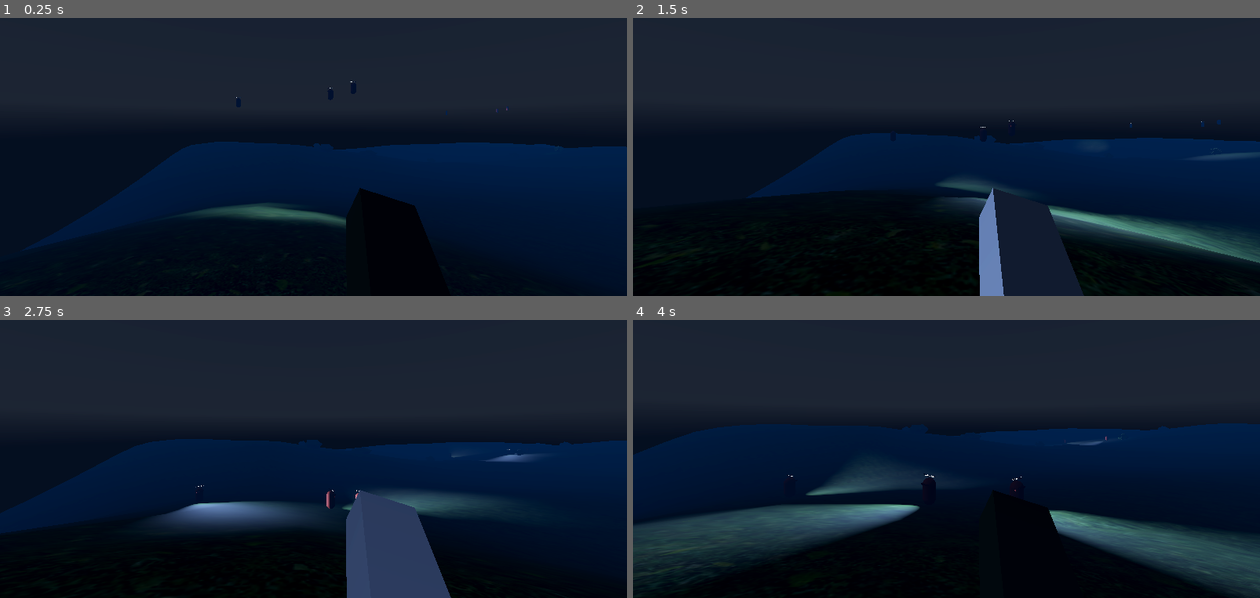
Above: before the commit, frames 1-4 (two rows, left to right).
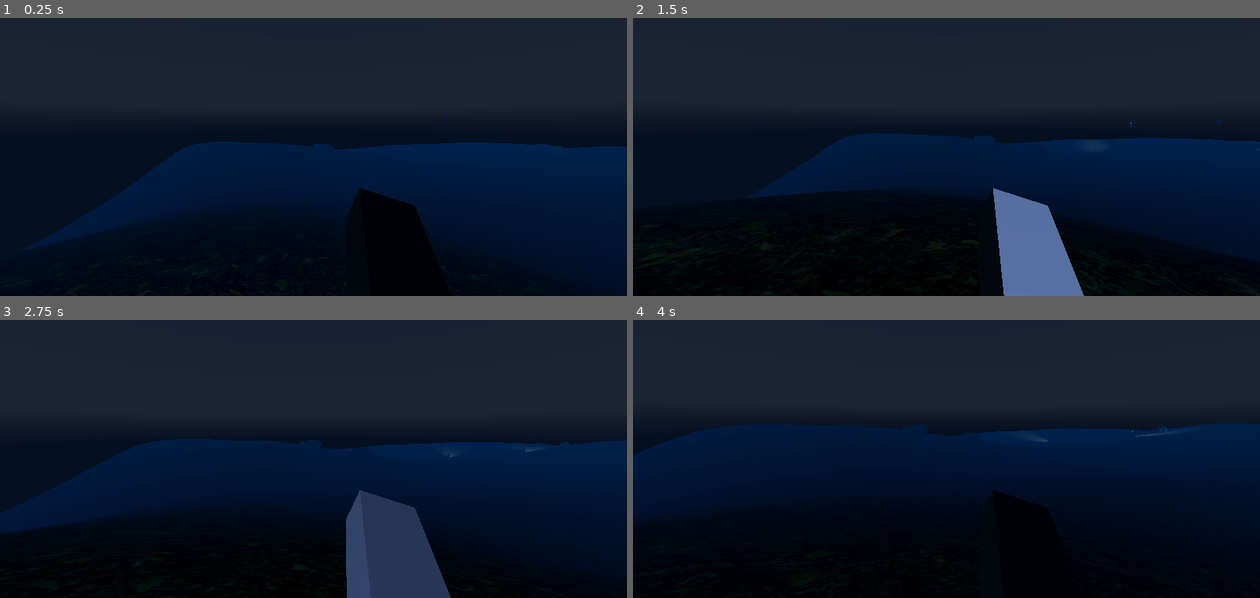
Above: after the commit, the same moments.

Repository: ChrisY03/gavinwadenew
Game: Godot game, scene res://Scenes/ChrisScene.tscn
Two runs of this game, one before a commit and one after it. Both use one fixed random seed, a clock stepped at 60 frames per second and the inputs below. A sky picture missing from this copy of the repository is replaced by a grey-blue gradient.
Inputs (mouse positions are in pixels of both pictures, inside the frame that each line leads up to):
- Up to frame 1 (0.25 s): no input
- Up to frame 2 (1.5 s): move the mouse to (977, 118) at 0.52 s; hold W (move_forward) from 0.53 s (still down); tap Space (jump) at 0.77 s; move the mouse to (915, 120) at 1.27 s
- Up to frame 3 (2.75 s): keep holding W (move_forward); tap Space (jump) at 1.52 s; move the mouse to (326, 417) at 2.02 s
- Up to frame 4 (4 s): keep holding W (move_forward); move the mouse to (940, 428) at 2.77 s; tap Space (jump) at 3.02, 3.77 s; move the mouse to (990, 425) at 3.52 s

The runs differ from the first frame. In frame 1, 1.0% of the frame differs, in the area x 29-81%, y 22-75%; in frame 2, 8.4%; in frame 3, 3.4%; in frame 4, 13%, in the area x 0-100%, y 39-100%.

Commit message:
Refactor guard AI into modular controller components
Introduces GuardController, GuardMove, GuardPercepition, and GuardTaskRunner scripts for modular guard AI logic. Updates guard scene to use new components and rewires script references. Removes unused guards from ChrisScene. Refactors AIDirector to assign investigation tasks using point lists. The changes improve maintainability and separation of concerns in guard AI behaviors.

Diff:
--- a/ai_demo/Scenes/ChrisScene.tscn
+++ b/ai_demo/Scenes/ChrisScene.tscn
@@ -31,18 +31,6 @@
 [node name="Guard5" parent="." instance=ExtResource("3_hprc1")]
 transform = Transform3D(1, 0, 0, 0, 1, 0, 0, 0, 1, 47.57779, 25, -65.92691)
 
-[node name="Guard6" parent="." instance=ExtResource("3_hprc1")]
-transform = Transform3D(1, 0, 0, 0, 1, 0, 0, 0, 1, 43.57779, 24, -66.92691)
-
-[node name="Guard7" parent="." instance=ExtResource("3_hprc1")]
-transform = Transform3D(1, 0, 0, 0, 1, 0, 0, 0, 1, -63.059822, 23.11819, -2.6073341)
-
-[node name="Guard8" parent="." instance=ExtResource("3_hprc1")]
-transform = Transform3D(1, 0, 0, 0, 1, 0, 0, 0, 1, -39, 25, 6.552986)
-
-[node name="Guard9" parent="." instance=ExtResource("3_hprc1")]
-transform = Transform3D(1, 0, 0, 0, 1, 0, 0, 0, 1, -43, 24, 5.552986)
-
 [node name="SectorBounds" parent="." instance=ExtResource("2_d4l1i")]
 
 [editable path="Terrrain"]
--- a/ai_demo/assets/guard.tscn
+++ b/ai_demo/assets/guard.tscn
@@ -1,8 +1,11 @@
-[gd_scene load_steps=8 format=3 uid="uid://bkdeajec0vros"]
+[gd_scene load_steps=11 format=3 uid="uid://bkdeajec0vros"]
 
 [ext_resource type="Material" uid="uid://c4wwd83fnrqe4" path="res://materials/red.tres" id="1_6305i"]
-[ext_resource type="Script" uid="uid://cq0b050kv3uxy" path="res://scripts/Guard.gd" id="1_r8jo8"]
 [ext_resource type="Script" uid="uid://cmgcelj1qxg8o" path="res://addons/tattomoosa.vision_cone_3d/src/VisionCone3D.gd" id="3_agl3b"]
+[ext_resource type="Script" uid="uid://6afiheyvybv7" path="res://scripts/GuardPercepition.gd" id="3_lngpj"]
+[ext_resource type="Script" uid="uid://sogqmn71hqf7" path="res://scripts/GuardController.gd" id="4_kssj1"]
+[ext_resource type="Script" uid="uid://bj8smv1165s0q" path="res://scripts/GuardMove.gd" id="5_04nd2"]
+[ext_resource type="Script" uid="uid://bhuvxkdwhokme" path="res://scripts/GuardTaskRunner.gd" id="6_f4dfr"]
 
 [sub_resource type="CapsuleShape3D" id="CapsuleShape3D_rtt6x"]
 
@@ -15,7 +18,7 @@
 albedo_color = Color(0, 0, 0, 1)
 
 [node name="Guard" type="CharacterBody3D" groups=["guards"]]
-script = ExtResource("1_r8jo8")
+script = ExtResource("4_kssj1")
 
 [node name="CollisionShape3D" type="CollisionShape3D" parent="."]
 shape = SubResource("CapsuleShape3D_rtt6x")
@@ -53,3 +56,12 @@
 [node name="VisionCone3D" type="Area3D" parent="Facing"]
 transform = Transform3D(1, 0, 0, 0, 1, 0, 0, 0, 1, 0, 0.596743, -0.936384)
 script = ExtResource("3_agl3b")
+
+[node name="Perception" type="Node3D" parent="."]
+script = ExtResource("3_lngpj")
+
+[node name="move" type="Node3D" parent="."]
+script = ExtResource("5_04nd2")
+
+[node name="TaskRunner" type="Node3D" parent="."]
+script = ExtResource("6_f4dfr")
--- a/ai_demo/scripts/AIDirector.gd
+++ b/ai_demo/scripts/AIDirector.gd
@@ -99,7 +99,13 @@
 		for i in range(min(squad_size, candidates.size())):
 			if budget <= 0: break
 			var g = candidates[i]
-			g.set_task_investigate_sector(sid)
+			var pts: Array[Vector3] = []
+			for j in range(5):
+				var p: Vector3 = Sector.random_point_in(sid)   # or Sectorizer.random_point_in
+				if pts.is_empty() or pts.back().distance_to(p) > 5.0:
+					pts.append(p)
+			g.set_task_investigate_sector_points(pts)
+
 			assigned.append(g)
 			budget -= 1
 		if assigned.size() > 0:
--- a/ai_demo/scripts/Guard.gd
+++ b/ai_demo/scripts/Guard.gd
@@ -13,15 +13,12 @@
 @export var turn_speed: float = 8.0
 @export var wander_radius: float = 20.0
 @export var wander_interval: float = 3.0
-
-var _nav_ok := false
-
-# Optional polish (can tweak in Inspector)
 @export var lookahead_m: float = 2.5
 @export var chase_turn_boost: float = 1.6
 @export var susp_turn_boost: float = 1.2
 
-# Task hooks
+var _nav_ok := false
+
 var task_route: Array[Vector3] = []
 var task_idx: int = 0
 var _last_task_time: float = 0.0
@@ -48,54 +45,40 @@
 var player_in_cone: bool = false
 
 func _ready() -> void:
-	# Physics/slope
 	floor_snap_length = floor_snap
 	floor_max_angle = deg_to_rad(max_slope_deg)
-
-	# Group for the director/dispatcher
 	add_to_group("guards")
-
-	# Waypoints (optional safety)
 	for c in get_children():
 		if c is Marker3D and c.name.begins_with("WP"):
 			patrol_points.append(c.global_transform.origin)
-	if patrol_points.is_empty():
-		push_warning("Guard has no WP markers")
-	else:
+	if not patrol_points.is_empty():
 		agent.target_position = patrol_points[0]
-
+	else:
+		state = State.WANDER
+		wander_timer = 0.0
 	agent.max_speed = move_speed
 	agent.path_max_distance = 2.5
 	label.text = "PATROL"
 	player = get_tree().get_first_node_in_group("player")
-
-	if patrol_points.is_empty():
-		state = State.WANDER
-		wander_timer = 0.0
-
 	call_deferred("_wait_navmap")
 
-
 func _physics_process(delta: float) -> void:
+	if not _nav_ok:
+		return
+
 	_perceive(delta)
 	_state_logic(delta)
 
-	if not _nav_ok:
-		return
-
 	if player == null:
 		player = get_tree().get_first_node_in_group("player")
 
-	# Hint agent about current horizontal velocity (helps smoothing)
 	agent.velocity = Vector3(velocity.x, 0.0, velocity.z)
 
-	# Decide target per state (use safe setter to prevent ping-pong)
 	match state:
 		State.PATROL:
 			if not patrol_points.is_empty() and agent.is_navigation_finished():
 				idx = (idx + 1) % patrol_points.size()
 				_set_agent_target_safely(patrol_points[idx])
-
 		State.SUSPICIOUS:
 			var tgt := Vector3.ZERO
 			if investigateTarget != Vector3.ZERO:
@@ -104,15 +87,11 @@
 				tgt = player.global_transform.origin
 			if tgt != Vector3.ZERO:
 				_set_agent_target_safely(tgt)
-
 		State.CHASE:
 			if player:
 				_set_agent_target_safely(player.global_transform.origin)
-
 		State.SEARCH:
-			# (you can add a ring/spiral here later)
 			pass
-
 		State.WANDER:
 			wander_timer -= delta
 			if wander_timer <= 0.0 or agent.is_navigation_finished():
@@ -120,23 +99,19 @@
 				_set_agent_target_safely(wander_target)
 				wander_timer = wander_interval
 
-	# --- Task runner (sector/point investigate; runs alongside FSM) ---
 	if task_route.size() > 0:
-		var tgt = task_route[task_idx]
-		_set_agent_target_safely(tgt)
-		if global_transform.origin.distance_to(tgt) < 1.5:
-			# simple dwell ~2.5s at each point
+		var tgt2 = task_route[task_idx]
+		_set_agent_target_safely(tgt2)
+		if global_transform.origin.distance_to(tgt2) < 1.5:
 			if Time.get_unix_time_from_system() - _last_task_time >= 2.5:
 				_last_task_time = Time.get_unix_time_from_system()
 				task_idx += 1
 				if task_idx >= task_route.size():
 					task_route.clear()
 
-	# --- Movement (XZ intent + gravity on Y) ---
 	var next_pos = agent.get_next_path_position()
 	var to_next = next_pos - global_transform.origin
 	to_next.y = 0.0
-
 	if to_next.length() > 0.05:
 		var dir = to_next.normalized()
 		velocity.x = dir.x * move_speed
@@ -154,30 +129,23 @@
 
 	move_and_slide()
 
-	# --- Smooth facing with lookahead & state turn boosts ---
 	var cand := Vector3.ZERO
-	# 1) CHASE → look at player
 	if state == State.CHASE and player:
 		cand = player.global_transform.origin - global_transform.origin
-	# 2) if moving, face velocity
 	if cand.length() < 0.01:
 		var vel2d = Vector3(velocity.x, 0.0, velocity.z)
 		if vel2d.length() > 0.05:
 			cand = vel2d
-	# 3) lookahead along path
 	if cand.length() < 0.01:
 		var np = agent.get_next_path_position()
 		var to_np = np - global_transform.origin
 		if to_np.length() > 0.01:
 			var step = min(lookahead_m, to_np.length())
-			cand = (to_np.normalized() * step)
-	# 4) target itself
+			cand = to_np.normalized() * step
 	if cand.length() < 0.01:
 		cand = agent.target_position - global_transform.origin
-	# 5) fallback: current forward
 	if cand.length() < 0.01:
 		cand = -facing.global_transform.basis.z
-
 	cand.y = 0.0
 	if cand.length() > 0.001:
 		cand = cand.normalized()
@@ -189,8 +157,7 @@
 			turn_mul = susp_turn_boost
 		facing.rotation.y = lerp_angle(facing.rotation.y, target_yaw, (turn_speed * turn_mul) * delta)
 
-	label.text = ["PATROL","SUSPICIOUS","CHASE","SEARCH","WANDER"][state] \
-		+ "  S:" + str(snappedf(suspicion, 0.01))
+	label.text = ["PATROL","SUSPICIOUS","CHASE","SEARCH","WANDER"][state] + "  S:" + str(snappedf(suspicion, 0.01))
 
 func _perceive(delta):
 	var seen := false
@@ -201,10 +168,9 @@
 			var to_dir = to_p.normalized()
 			var ang_deg = rad_to_deg(acos(clampf(forward.dot(to_dir), -1.0, 1.0)))
 			if ang_deg <= fov * 0.5:
-				los.target_position = Vector3(0, 0, -losRange) # local forward
+				los.target_position = Vector3(0, 0, -losRange)
 				los.force_raycast_update()
 				seen = los.is_colliding() and los.get_collider() == player
-
 	if seen:
 		suspicion = clampf(suspicion + susRise * delta, 0.0, 1.0)
 		lastKnown = player.global_transform.origin
@@ -212,11 +178,7 @@
 	else:
 		suspicion = clampf(suspicion - susDecay * delta, 0.0, 1.0)
 		lostLosTimer += delta
-
-	# keep the flag used by the FSM in sync
 	player_in_cone = seen
-
-	# Optional: react to world alerts
 	for n in Blackboard.alerts:
 		var d = global_transform.origin.distance_to(n["pos"])
 		if d <= float(n["radius"]):
@@ -235,7 +197,6 @@
 				suspicion = 1.0
 			elif suspicion > 0.35:
 				state = State.SUSPICIOUS
-
 		State.SUSPICIOUS:
 			if player_in_cone:
 				state = State.CHASE; suspicion = 1.0
@@ -245,13 +206,10 @@
 				state = State.CHASE
 			elif suspicion <= 0.0:
 				state = State.WANDER
-
 		State.CHASE:
 			if not player_in_cone and lostLosTimer > losLoseGrace:
 				state = State.SEARCH
 				searchTtl = 8.0
-				# (optional) notify director of LKP here
-
 		State.SEARCH:
 			searchTtl -= delta
 			if player_in_cone:
@@ -260,14 +218,11 @@
 				state = State.CHASE
 			elif searchTtl <= 0.0:
 				state = State.WANDER
-
 		State.WANDER:
 			if player_in_cone:
 				state = State.CHASE; suspicion = 1.0
 			elif suspicion > 0.35:
 				state = State.SUSPICIOUS
-
-# --- Helpers ---
 
 func _wait_navmap() -> void:
 	var rid := agent.get_navigation_map()
@@ -275,7 +230,6 @@
 		await get_tree().process_frame
 		rid = agent.get_navigation_map()
 	_nav_ok = true
-
 
 func _set_agent_target_safely(p: Vector3) -> void:
 	var rid := agent.get_navigation_map()
@@ -285,21 +239,16 @@
 	if agent.target_position.distance_to(p) > 0.75:
 		agent.target_position = p
 
-
 func get_random_nav_point() -> Vector3:
 	var rid := agent.get_navigation_map()
 	if not (rid.is_valid() and NavigationServer3D.map_get_iteration_id(rid) > 0):
 		return global_transform.origin
 	var origin := global_transform.origin
-	var rand_dir := Vector3(
-		randf_range(-1.0, 1.0), 0.0, randf_range(-1.0, 1.0)
-	).normalized() * randf_range(5.0, wander_radius)
+	var rand_dir := Vector3(randf_range(-1.0, 1.0), 0.0, randf_range(-1.0, 1.0)).normalized() * randf_range(5.0, wander_radius)
 	var candidate := origin + rand_dir
 	var p := NavigationServer3D.map_get_closest_point(rid, candidate)
 	return p if p != Vector3.INF else origin
 
-
-# Vision cone signals (optional extra sensor)
 func _on_vision_cone_3d_body_sighted(body: Node3D) -> void:
 	if body.is_in_group("player"):
 		player_in_cone = true
@@ -308,7 +257,6 @@
 	if body.is_in_group("player"):
 		player_in_cone = false
 
-# Task API (so the director can drive this guard)
 func is_busy() -> bool:
 	return state == State.CHASE or state == State.SEARCH or task_route.size() > 0
 
@@ -317,7 +265,7 @@
 
 func set_task_investigate_sector(sid: int) -> void:
 	task_route.clear()
-	for k in 5:
+	for k in range(5):
 		var p = Sector.random_point_in(sid)
 		if task_route.is_empty() or task_route.back().distance_to(p) > 5.0:
 			task_route.append(p)
--- /dev/null
+++ b/ai_demo/scripts/GuardController.gd
@@ -0,0 +1,165 @@
+extends CharacterBody3D
+
+@export var susDecay: float = 0.35
+@export var susRise: float = 0.8
+@export var losLoseGrace: float = 1.0
+@export var wander_interval: float = 3.0
+@export var wander_radius: float = 20.0
+
+enum State { PATROL, SUSPICIOUS, CHASE, SEARCH, WANDER }
+
+@onready var mover = $move
+@onready var perception = $Perception
+@onready var tasks = $TaskRunner
+@onready var label: Label3D = $Facing/Label3D
+
+var patrol_points: Array[Vector3] = []
+var patrol_idx := 0
+var state: State = State.PATROL
+var suspicion := 0.1
+var lastKnown := Vector3.ZERO
+var lostLosTimer := 0.0
+var searchTtl := 0.0
+var investigateTarget := Vector3.ZERO
+var player: Node3D
+var wander_timer := 0.0
+
+func _ready() -> void:
+	add_to_group("guards")
+	for c in get_children():
+		if c is Marker3D and c.name.begins_with("WP"):
+			patrol_points.append(c.global_transform.origin)
+	player = get_tree().get_first_node_in_group("player")
+	perception.player_seen.connect(_on_player_seen)
+	perception.player_visible.connect(_on_player_visible)
+	perception.player_lost.connect(_on_player_lost)
+	if patrol_points.is_empty():
+		state = State.WANDER
+		wander_timer = 0.0
+
+func _physics_process(delta: float) -> void:
+	if not mover.ready_for_nav():
+		return
+
+	if player == null:
+		player = get_tree().get_first_node_in_group("player")
+
+	perception.tick(delta, player, self)
+
+	_update_state(delta)
+	_drive_behavior(delta)
+	_run_tasks(delta)
+
+	mover.tick(delta, state, player)
+
+	label.text = ["PATROL","SUSPICIOUS","CHASE","SEARCH","WANDER"][state] + "  S:" + str(snappedf(suspicion, 0.01))
+
+func _on_player_seen(pos: Vector3) -> void:
+	suspicion = 1.0
+	lastKnown = pos
+	lostLosTimer = 0.0
+	state = State.CHASE
+
+func _on_player_visible(pos: Vector3) -> void:
+	suspicion = clampf(suspicion + susRise * get_physics_process_delta_time(), 0.0, 1.0)
+	lastKnown = pos
+	lostLosTimer = 0.0
+
+func _on_player_lost(pos: Vector3) -> void:
+	lastKnown = pos
+
+func _update_state(delta: float) -> void:
+	if not perception.is_visible():
+		suspicion = clampf(suspicion - susDecay * delta, 0.0, 1.0)
+		lostLosTimer += delta
+
+	match state:
+		State.PATROL:
+			if perception.is_visible():
+				state = State.CHASE
+			elif suspicion > 0.35:
+				state = State.SUSPICIOUS
+		State.SUSPICIOUS:
+			if perception.is_visible() or suspicion > 0.8 or (suspicion > 0.7 and lostLosTimer < 0.5):
+				state = State.CHASE
+				suspicion = 1.0
+			elif suspicion <= 0.0:
+				state = State.WANDER
+		State.CHASE:
+			if not perception.is_visible() and lostLosTimer > losLoseGrace:
+				state = State.SEARCH
+				searchTtl = 8.0
+		State.SEARCH:
+			searchTtl -= delta
+			if perception.is_visible() or (lostLosTimer < 0.2 and suspicion > 0.35):
+				state = State.CHASE
+				suspicion = 1.0
+			elif searchTtl <= 0.0:
+				state = State.WANDER
+		State.WANDER:
+			if perception.is_visible():
+				state = State.CHASE
+				suspicion = 1.0
+			elif suspicion > 0.35:
+				state = State.SUSPICIOUS
+
+func _drive_behavior(delta: float) -> void:
+	match state:
+		State.PATROL:
+			if patrol_points.is_empty():
+				return
+			if mover.is_navigation_finished():
+				patrol_idx = (patrol_idx + 1) % patrol_points.size()
+				mover.set_target(patrol_points[patrol_idx])
+		State.SUSPICIOUS:
+			var tgt := Vector3.ZERO
+			if investigateTarget != Vector3.ZERO:
+				tgt = investigateTarget
+			elif player:
+				tgt = player.global_transform.origin
+			if tgt != Vector3.ZERO:
+				mover.set_target(tgt)
+		State.CHASE:
+			if player:
+				mover.set_target(player.global_transform.origin)
+		State.SEARCH:
+			if tasks.is_busy():
+				return
+			var pts := []
+			for i in range(5):
+				var dir := Vector3(randf_range(-1.0,1.0),0.0,randf_range(-1.0,1.0)).normalized() * randf_range(4.0, 10.0)
+				pts.append(lastKnown + dir)
+			tasks.set_sector_route(pts)
+		State.WANDER:
+			wander_timer -= delta
+			if wander_timer <= 0.0 or mover.is_navigation_finished():
+				var p: Vector3 = mover.get_random_nav_point(wander_radius)
+				mover.set_target(p)
+				wander_timer = wander_interval
+
+func _run_tasks(delta: float) -> void:
+	if tasks.is_busy():
+		tasks.tick(delta, global_transform.origin)
+		var t: Variant = tasks.current_target()
+		if t is Vector3:
+			mover.set_target(t as Vector3)
+
+
+func is_busy() -> bool:
+	return state == State.CHASE or state == State.SEARCH or tasks.is_busy()
+
+func get_last_task_time() -> float:
+	return tasks.get_last_task_time()
+
+func set_task_investigate_sector_points(points: Array[Vector3]) -> void:
+	tasks.set_sector_route(points)
+	if state == State.PATROL or state == State.WANDER:
+		state = State.SUSPICIOUS
+
+func set_task_investigate_point(pos: Vector3, dwell_sec: float = 3.0) -> void:
+	tasks.set_point_task(pos, dwell_sec)
+	if state == State.PATROL or state == State.WANDER:
+		state = State.SUSPICIOUS
+
+func clear_task_and_return_to_beat() -> void:
+	tasks.clear()
--- /dev/null
+++ b/ai_demo/scripts/GuardMove.gd
@@ -0,0 +1,126 @@
+extends Node
+
+@export var gravity: float = ProjectSettings.get_setting("physics/3d/default_gravity") as float
+@export var floor_snap: float = 1.0
+@export var max_slope_deg: float = 50.0
+@export var move_speed: float = 3.0
+@export var turn_speed: float = 8.0
+@export var lookahead_m: float = 2.5
+@export var chase_turn_boost: float = 1.6
+@export var susp_turn_boost: float = 1.2
+
+@onready var body: CharacterBody3D = get_parent()
+@onready var agent: NavigationAgent3D = $"../NavigationAgent3D"
+@onready var facing: Node3D = $"../Facing"
+
+var _nav_ok := false
+var _state := 0
+var _player_pos := Vector3.ZERO
+
+func _ready() -> void:
+	body.floor_snap_length = floor_snap
+	body.floor_max_angle = deg_to_rad(max_slope_deg)
+	agent.max_speed = move_speed
+	agent.path_max_distance = 2.5
+	call_deferred("_wait_navmap")
+
+func ready_for_nav() -> bool:
+	return _nav_ok
+
+func _wait_navmap() -> void:
+	var rid := agent.get_navigation_map()
+	while not (rid.is_valid() and NavigationServer3D.map_get_iteration_id(rid) > 0):
+		await get_tree().process_frame
+		rid = agent.get_navigation_map()
+	_nav_ok = true
+
+func set_target(p: Vector3) -> void:
+	if not _nav_ok: return
+	var rid := agent.get_navigation_map()
+	if not (rid.is_valid() and NavigationServer3D.map_get_iteration_id(rid) > 0):
+		return
+	var cp := NavigationServer3D.map_get_closest_point(rid, p)
+	if agent.target_position.distance_to(cp) > 0.75:
+		agent.target_position = cp
+
+func clear_target() -> void:
+	agent.target_position = body.global_transform.origin
+
+func is_navigation_finished() -> bool:
+	return agent.is_navigation_finished()
+
+func get_next_path_position() -> Vector3:
+	return agent.get_next_path_position()
+
+func get_random_nav_point(radius: float) -> Vector3:
+	if not _nav_ok:
+		return body.global_transform.origin
+	var rid := agent.get_navigation_map()
+	if not (rid.is_valid() and NavigationServer3D.map_get_iteration_id(rid) > 0):
+		return body.global_transform.origin
+	var origin := body.global_transform.origin
+	var dir := Vector3(randf_range(-1.0,1.0),0.0,randf_range(-1.0,1.0)).normalized() * randf_range(5.0, radius)
+	var p := NavigationServer3D.map_get_closest_point(rid, origin + dir)
+	return p if p != Vector3.INF else origin
+
+func tick(delta: float, state: int, player: Node3D) -> void:
+	_state = state
+	if player:
+		_player_pos = player.global_transform.origin
+	agent.velocity = Vector3(body.velocity.x, 0.0, body.velocity.z)
+
+	var next_pos := agent.get_next_path_position()
+	var to_next := next_pos - body.global_transform.origin
+	to_next.y = 0.0
+
+	if to_next.length() > 0.05:
+		var dir := to_next.normalized()
+		body.velocity.x = dir.x * move_speed
+		body.velocity.z = dir.z * move_speed
+	else:
+		body.velocity.x = lerpf(body.velocity.x, 0.0, 0.2)
+		body.velocity.z = lerpf(body.velocity.z, 0.0, 0.2)
+
+	if not body.is_on_floor():
+		body.velocity.y -= gravity * delta
+	else:
+		if body.velocity.y > 0.0:
+			body.velocity.y = 0.0
+		body.velocity.y -= gravity * delta * 0.1
+
+	body.move_and_slide()
+	_face_update(delta)
+
+func _face_update(delta: float) -> void:
+	var cand: Vector3 = Vector3.ZERO
+
+	if _state == 2 and _player_pos != Vector3.ZERO:
+		cand = _player_pos - body.global_transform.origin
+
+	if cand.length() < 0.01:
+		var vel2d: Vector3 = Vector3(body.velocity.x, 0.0, body.velocity.z)
+		if vel2d.length() > 0.05:
+			cand = vel2d
+
+	if cand.length() < 0.01:
+		var np: Vector3 = agent.get_next_path_position()
+		var to_np: Vector3 = np - body.global_transform.origin
+		if to_np.length() > 0.01:
+			var step: float = min(lookahead_m, to_np.length())
+			cand = to_np.normalized() * step
+
+	if cand.length() < 0.01:
+		cand = agent.target_position - body.global_transform.origin
+	if cand.length() < 0.01:
+		cand = -facing.global_transform.basis.z
+
+	cand.y = 0.0
+	if cand.length() > 0.001:
+		cand = cand.normalized()
+		var yaw: float = atan2(-cand.x, -cand.z)
+		var mul: float = 1.0
+		if _state == 2:
+			mul = chase_turn_boost
+		elif _state == 1:
+			mul = susp_turn_boost
+		facing.rotation.y = lerp_angle(facing.rotation.y, yaw, (turn_speed * mul) * delta)
--- /dev/null
+++ b/ai_demo/scripts/GuardPercepition.gd
@@ -0,0 +1,53 @@
+extends Node
+
+@export var fov: float = 120.0
+@export var losRange: float = 20.0
+
+signal player_seen(pos: Vector3)
+signal player_visible(pos: Vector3)
+signal player_lost(pos: Vector3)
+
+@onready var facing: Node3D = $"../Facing"
+@onready var los: RayCast3D = $"../Facing/RayCast3D"
+
+var _visible := false
+var _last_known := Vector3.ZERO
+
+func tick(delta: float, player: Node3D, owner_body: Node3D) -> void:
+	if player == null:
+		_emit_lost_if_needed(owner_body.global_transform.origin)
+		return
+
+	var to_p := player.global_transform.origin - owner_body.global_transform.origin
+	if to_p.length() > losRange:
+		_emit_lost_if_needed(_last_known)
+		return
+
+	var forward := -facing.global_transform.basis.z
+	var to_dir := to_p.normalized()
+	var ang_deg := rad_to_deg(acos(clampf(forward.dot(to_dir), -1.0, 1.0)))
+	if ang_deg <= fov * 0.5:
+		los.target_position = Vector3(0, 0, -losRange)
+		los.force_raycast_update()
+		var seen := los.is_colliding() and los.get_collider() == player
+		if seen:
+			_last_known = player.global_transform.origin
+			if not _visible:
+				_visible = true
+				player_seen.emit(_last_known)
+			player_visible.emit(_last_known)
+		else:
+			_emit_lost_if_needed(_last_known)
+	else:
+		_emit_lost_if_needed(_last_known)
+
+func _emit_lost_if_needed(pos: Vector3) -> void:
+	if _visible:
+		_visible = false
+		player_lost.emit(pos)
+
+func is_visible() -> bool:
+	return _visible
+
+func last_known() -> Vector3:
+	return _last_known
--- /dev/null
+++ b/ai_demo/scripts/GuardTaskRunner.gd
@@ -0,0 +1,42 @@
+extends Node
+
+var route: Array[Vector3] = []
+var idx := 0
+var dwell := 2.5
+var _last_task_time := 0.0
+
+func is_busy() -> bool:
+	return route.size() > 0 and idx < route.size()
+
+func current_target():
+	if is_busy():
+		return route[idx]
+	return null
+
+func tick(delta: float, my_pos: Vector3) -> void:
+	if not is_busy():
+		return
+	if my_pos.distance_to(route[idx]) < 1.5:
+		if Time.get_unix_time_from_system() - _last_task_time >= dwell:
+			_last_task_time = Time.get_unix_time_from_system()
+			idx += 1
+			if idx >= route.size():
+				clear()
+
+func set_sector_route(points: Array[Vector3]) -> void:
+	route = points.duplicate()
+	idx = 0
+	_last_task_time = Time.get_unix_time_from_system()
+
+func set_point_task(pos: Vector3, dwell_sec: float = 3.0) -> void:
+	route = [pos]
+	idx = 0
+	dwell = dwell_sec
+	_last_task_time = Time.get_unix_time_from_system()
+
+func clear() -> void:
+	route.clear()
+	idx = 0
+
+func get_last_task_time() -> float:
+	return _last_task_time
Not shown, added: ai_demo/scripts/GuardController.gd.uid
Not shown, added: ai_demo/scripts/GuardMove.gd.uid
Not shown, added: ai_demo/scripts/GuardPercepition.gd.uid
Not shown, added: ai_demo/scripts/GuardTaskRunner.gd.uid
